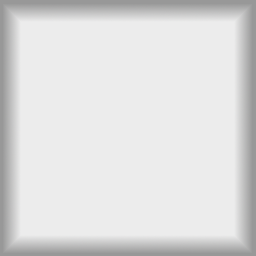
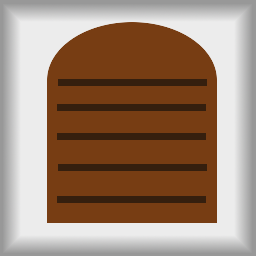
Layered file, before and after one edit (256x256). Changes by layer:
added layer "door" above "Background" over bbox(47, 22, 217, 223)
